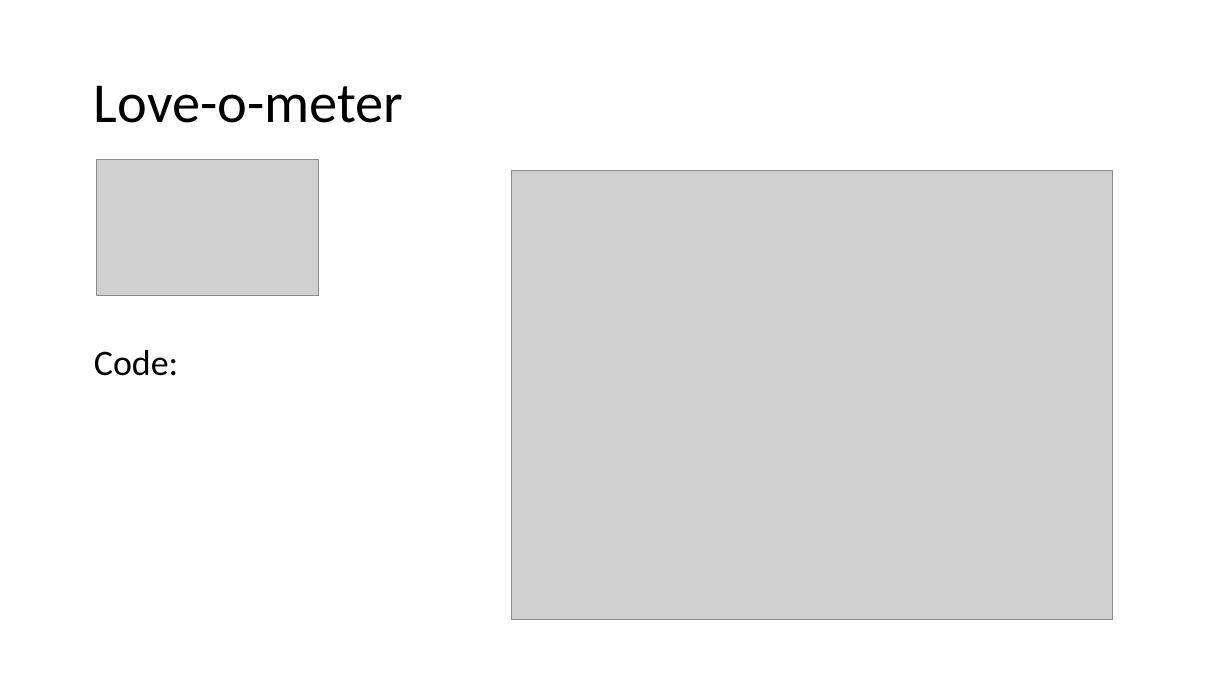
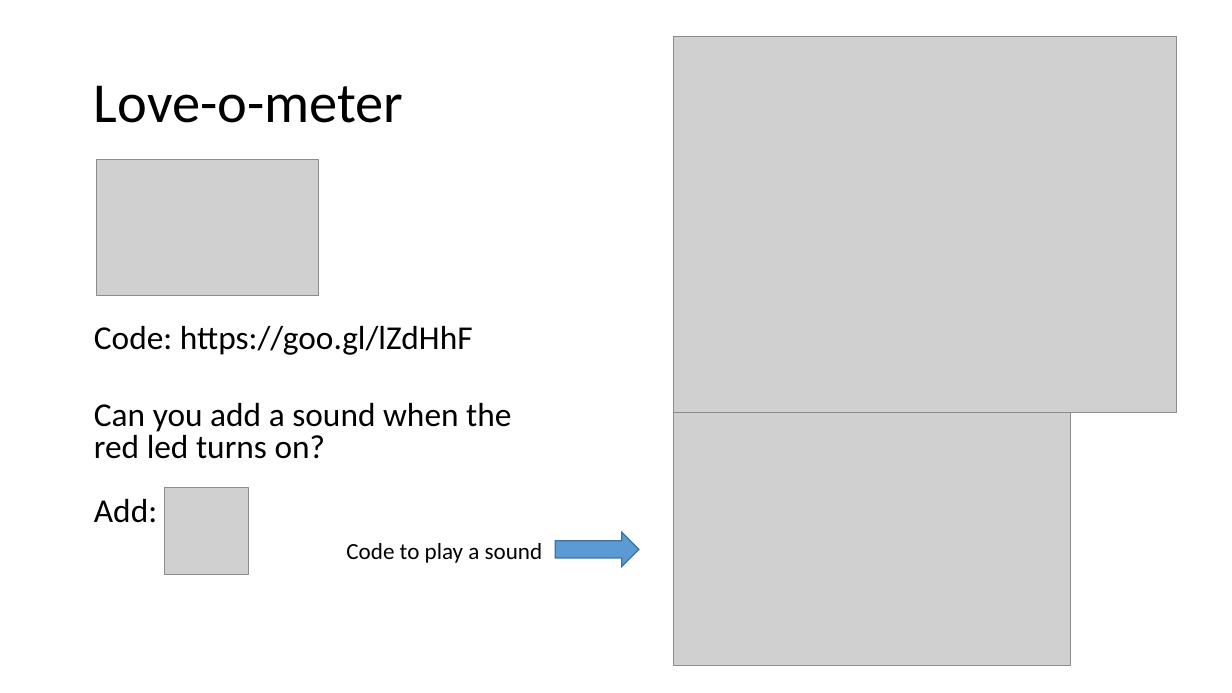
Before and after one commit to geobarteam/codingdojo, a slide deck: slide 5 of Arduino/CodingDojo.odp. Drawn at 1232x693 pixels with LibreOffice and Linux fonts; fonts in the diff are those of the drawing; grey boxes stand for pictures. Boxes give left, top, right and bottom in pixels: in the first picture for what was removed or moved away, otherwise in the second. Text is boxed around its words. In the diff, an @@ line names an element or a change of style, - is before the commit and + after.

```diff
--- a/Arduino/CodingDojo.odp
+++ b/Arduino/CodingDojo.odp
@@ picture: place and size @@
-picture at (512, 171, 1113, 620)
+picture at (674, 37, 1177, 413)
@@ text at (94, 326, 543, 563): text changed; size 28 to 26 pt @@
-Code:
+Code: https://goo.gl/lZdHhF
+Can you add a sound when the
+red led turns on?
+Add:
+Code to play a sound
@@ picture added at (674, 413, 1071, 666) @@
@@ picture added at (165, 488, 249, 575) @@
@@ freeform shape added at (555, 532, 639, 567), fill #5B9BD5, outline #41719C 0.99 pt @@
```
Also in this commit, not shown: 3 other slides changed, 4 other files.
